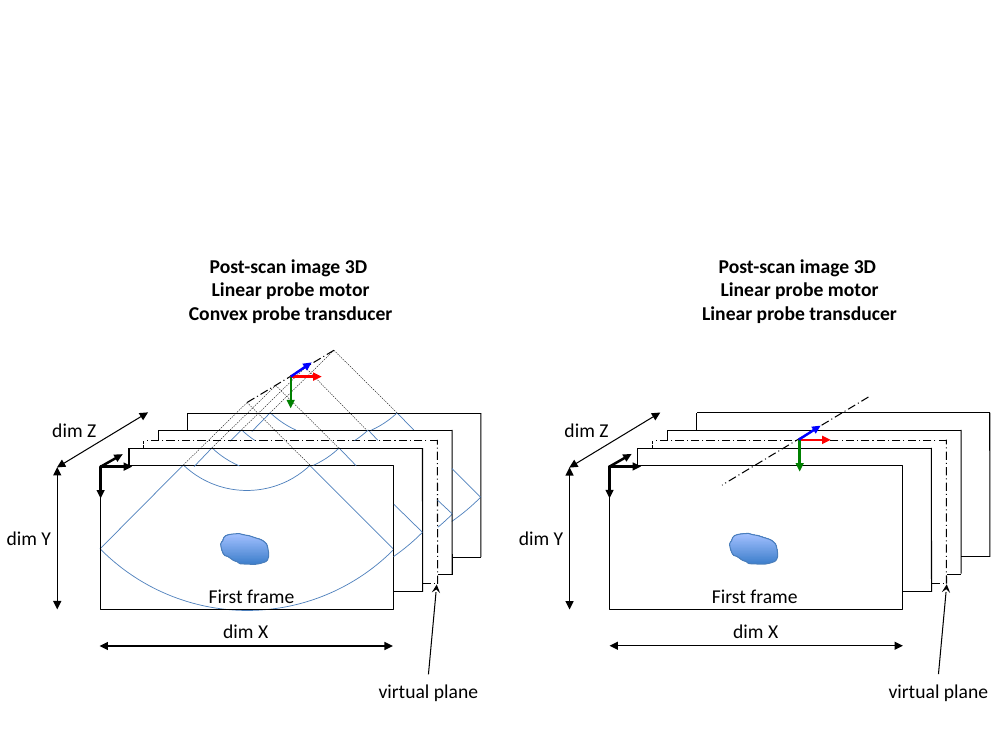
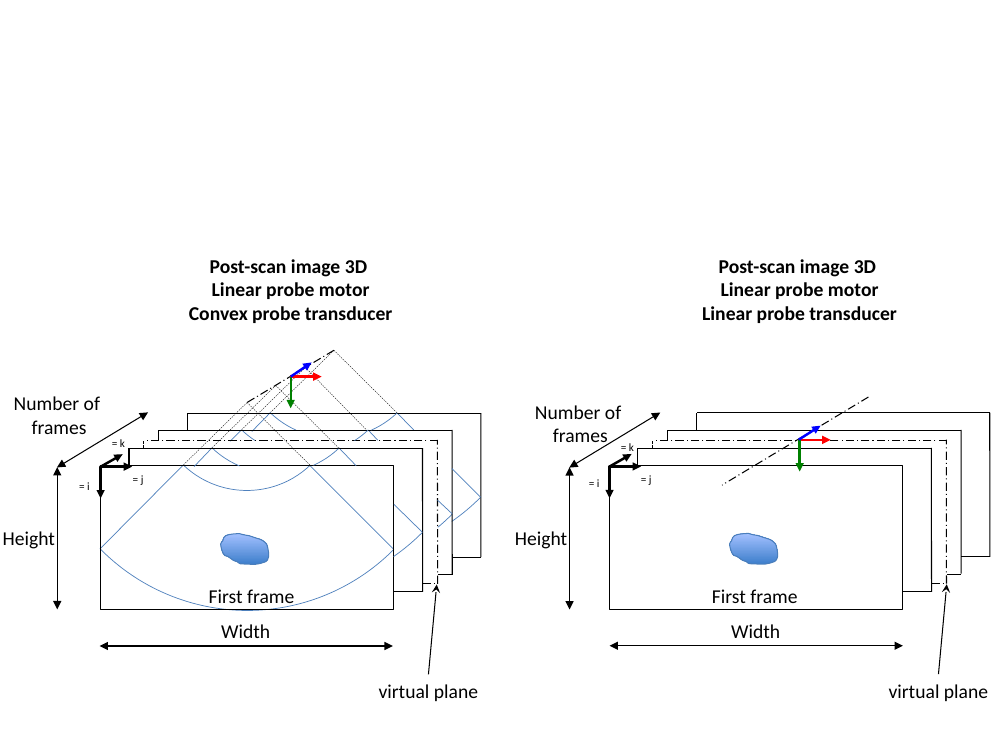
Before and after one commit to lagadic/ustk, a slide deck: slide 8 of doc/image/img-usProbeSettings.pptx. Drawn at 1008x756 pixels with LibreOffice and Linux fonts; fonts in the diff are those of the drawing; background and template pictures are left out. Boxes give left, top, right and bottom in pixels: in the first picture for what was removed or moved away, otherwise in the second. Text is boxed around its words. In the diff, an @@ line names an element or a change of style, - is before the commit and + after.

Commit message:
updating post-scan 3D frames schemas

```diff
--- a/doc/image/img-usProbeSettings.pptx
+++ b/doc/image/img-usProbeSettings.pptx
@@ text at (14, 396, 100, 434): text changed @@
-dim Z
+Number of
+frames
@@ text added at (535, 405, 621, 448), 14 pt, text #000000 @@
+Number of
+frames
@@ text added at (120, 439, 125, 447), 8 pt, text #000000 @@
+= k
@@ text removed at (564, 423, 608, 437) @@
-dim Z
@@ text added at (629, 443, 634, 455), 8 pt, text #000000 @@
+= k
@@ text added at (141, 475, 144, 485), 8 pt, text #000000 @@
+= j
@@ text added at (597, 479, 600, 487), 8 pt, text #000000 @@
+= i
@@ text added at (649, 475, 652, 485), 8 pt, text #000000 @@
+= j
@@ text added at (87, 482, 90, 490), 8 pt, text #000000 @@
+= i
@@ text at (3, 531, 55, 549): text changed @@
-dim Y
+Height
@@ text at (515, 531, 567, 549): text changed @@
-dim Y
+Height
@@ text at (221, 624, 270, 638): text changed @@
-dim X
+Width
@@ text at (731, 624, 780, 638): text changed @@
-dim X
+Width
```
Also in this commit, not shown: 2 other slides changed, 2 other files.
